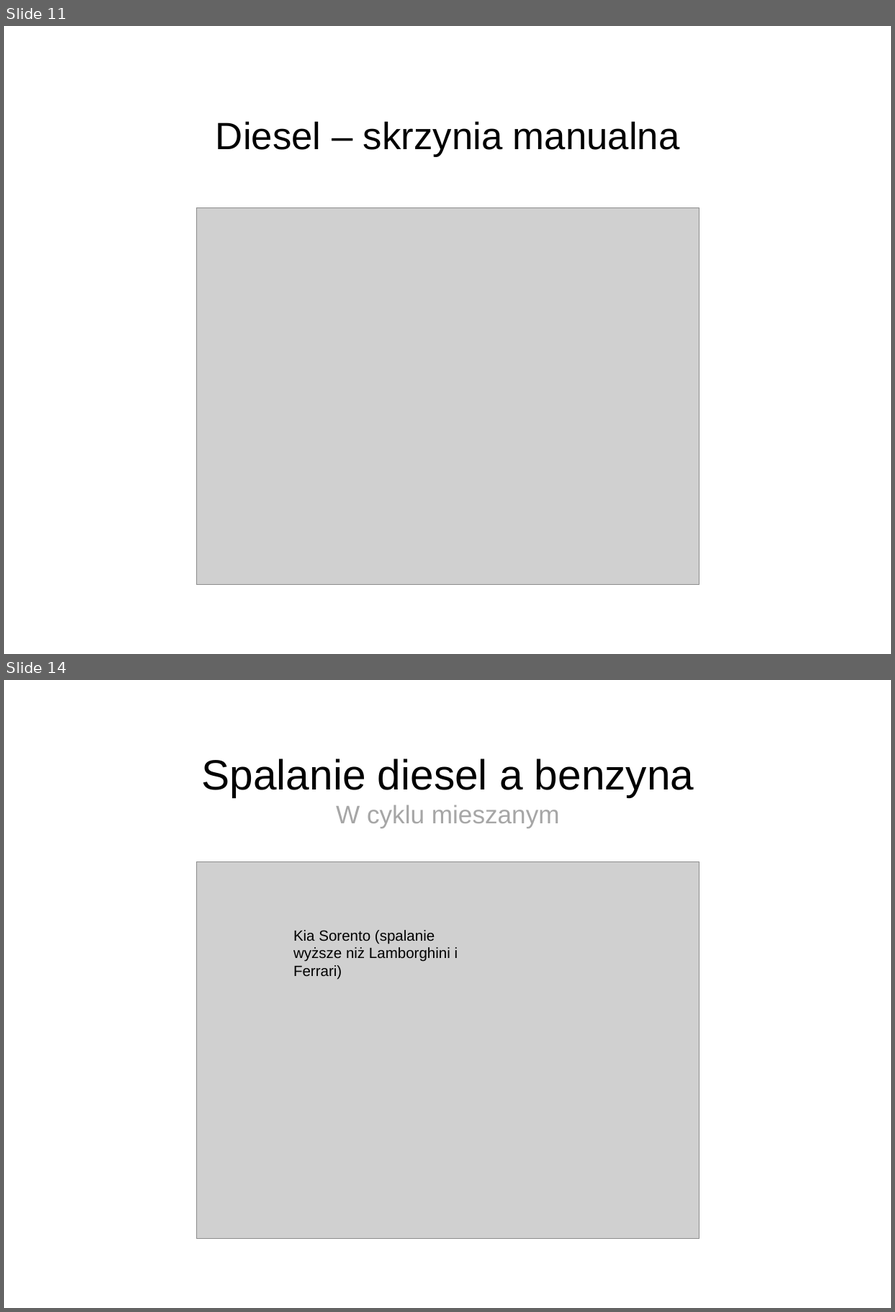
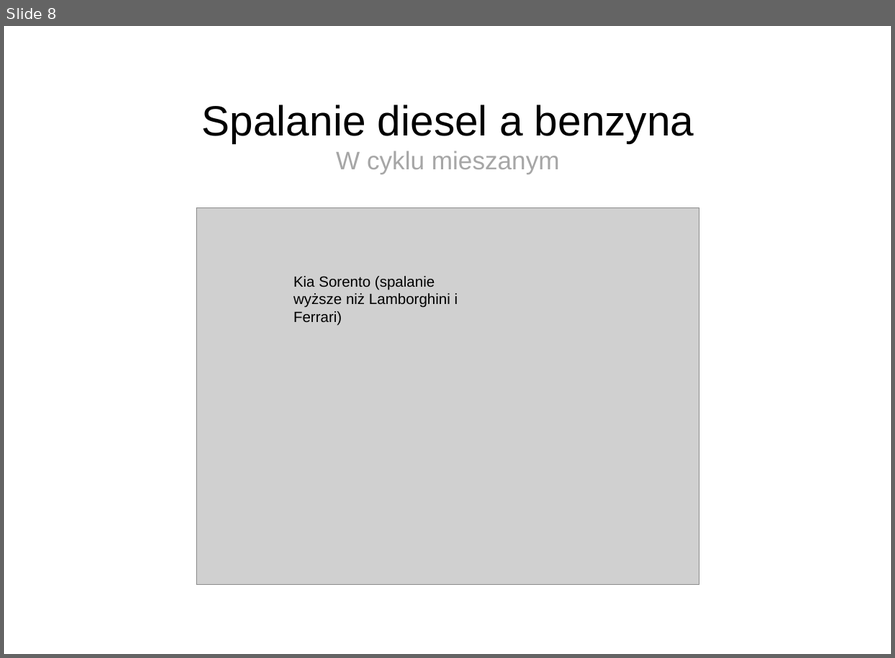
Before and after one commit to michalloska/DataExploration_Project, a slide deck: prezentacja.ppt. Shown one above the other, each under a label of ours: slides 11 and 14 before the commit, slide 8 after it; the slides between them are not shown. The pictures are 895x1312 and 895x658 pixels, drawn with LibreOffice and Linux fonts; fonts in the diff are those of the drawing; grey boxes stand for pictures; background and template pictures are left out. Boxes give left, top, right and bottom in pixels: in the first picture for what was removed or moved away, otherwise in the second. Text is boxed around its words. In the diff, an @@ line names an element or a change of style, - is before the commit and + after.

```diff
--- a/prezentacja.ppt
+++ b/prezentacja.ppt
@@ slide 11 removed at (4,26,891,654), background picture (left out) @@
@@ title removed at (216,121,680,157) @@
-Diesel – skrzynia manualna
@@ picture removed at (196,207,699,584) @@
@@ what was slide 14 is now slide 8 @@
```
Also in this commit, not shown: 7 other slides removed.
